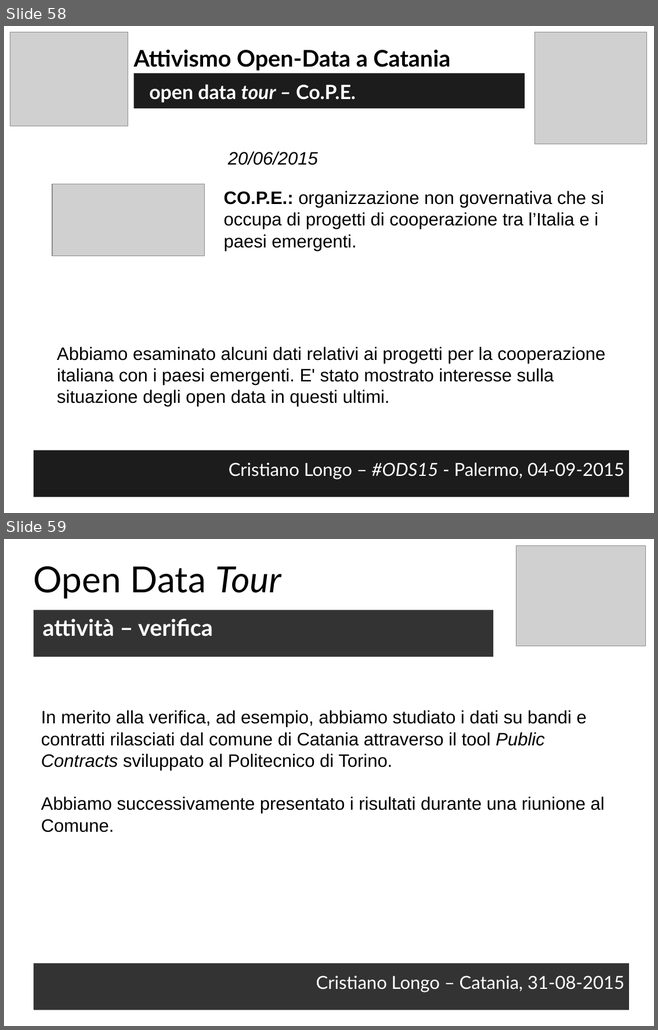
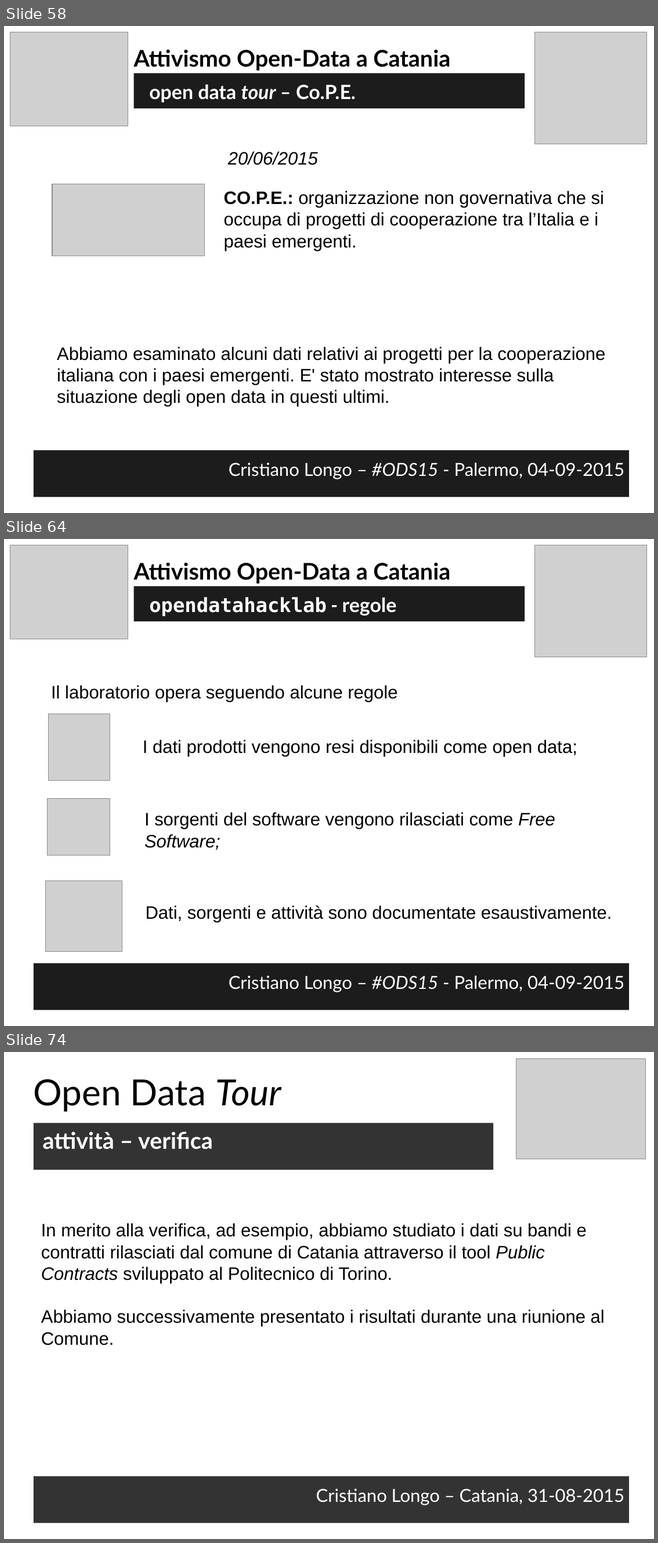
Before and after one commit to opendatahacklab/opendatahacklab.github.io, a slide deck: events/odt_ods15.odp. Shown one above the other, each under a label of ours: slides 58 and 59 before the commit, slides 58, 64 and 74 after it; the slides between them are not shown. The pictures are 658x1030 and 658x1543 pixels, drawn with LibreOffice and Linux fonts; fonts in the diff are those of the drawing; grey boxes stand for pictures. Boxes give left, top, right and bottom in pixels: in the first picture for what was removed or moved away, otherwise in the second. Text is boxed around its words. In the diff, an @@ line names an element or a change of style, - is before the commit and + after.

Commit message:
ods15 - opendatahacklab description incomplete

```diff
--- a/events/odt_ods15.odp
+++ b/events/odt_ods15.odp
@@ slide 64 added at (x1=4, y1=539, x2=654, y2=1026), background #FFFFFF @@
@@ picture added at (x1=10, y1=545, x2=128, y2=639) @@
@@ picture added at (x1=535, y1=545, x2=647, y2=657) @@
@@ text added at (x1=134, y1=562, x2=450, y2=584), 28 pt, text #000000, bold @@
+Attivismo Open-Data a Catania
@@ text added at (x1=134, y1=586, x2=524, y2=621), fill #1C1C1C, 24 pt, text #FFFFFF, bold @@
+opendatahacklab - regole
@@ text added at (x1=51, y1=685, x2=397, y2=703), 22 pt, text #000000 @@
+Il laboratorio opera seguendo alcune regole
@@ picture added at (x1=49, y1=714, x2=110, y2=781) @@
@@ text added at (x1=143, y1=740, x2=577, y2=757), 22 pt, text #000000 @@
+I dati prodotti vengono resi disponibili come open data;
@@ picture added at (x1=47, y1=798, x2=110, y2=856) @@
@@ text added at (x1=144, y1=812, x2=555, y2=850), 22 pt, text #000000 @@
+I sorgenti del software vengono rilasciati come Free Software;
@@ picture added at (x1=45, y1=881, x2=122, y2=951) @@
@@ text added at (x1=146, y1=906, x2=612, y2=923), 22 pt, text #000000 @@
+Dati, sorgenti e attività sono documentate esaustivamente.
@@ text added at (x1=34, y1=964, x2=629, y2=1010), fill #1C1C1C, 22 pt, text #FFFFFF @@
+Cristiano Longo – #ODS15 - Palermo, 04-09-2015
@@ what was slide 59 is now slide 74 @@
```
Also in this commit, not shown: 14 other slides added.
